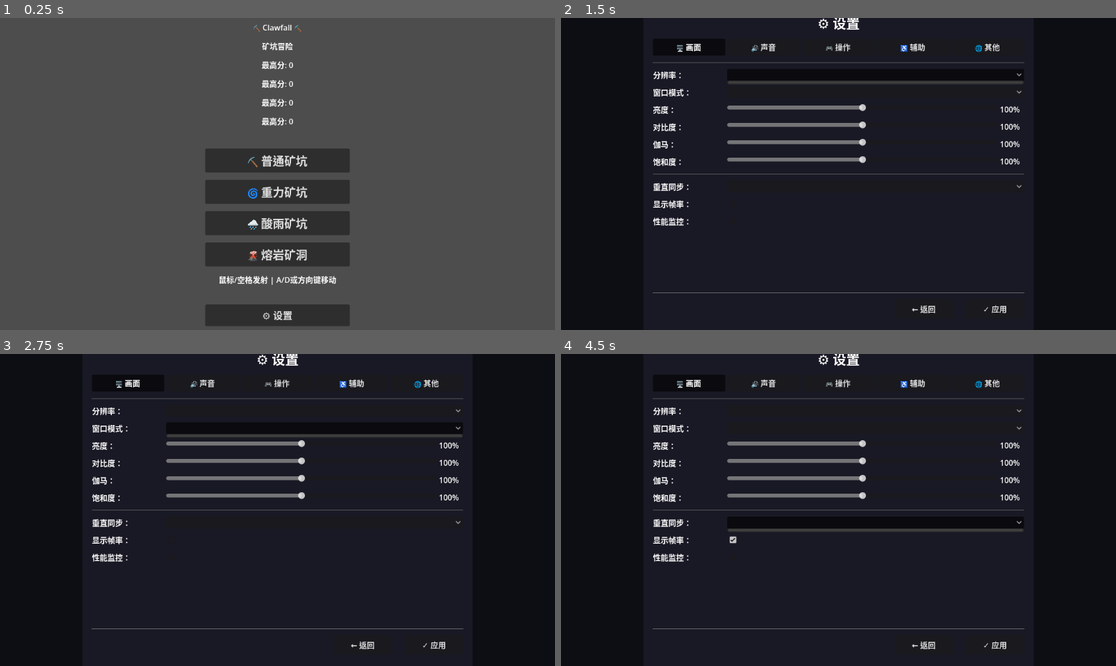
Above: before the commit, frames 1-4 (two rows, left to right).
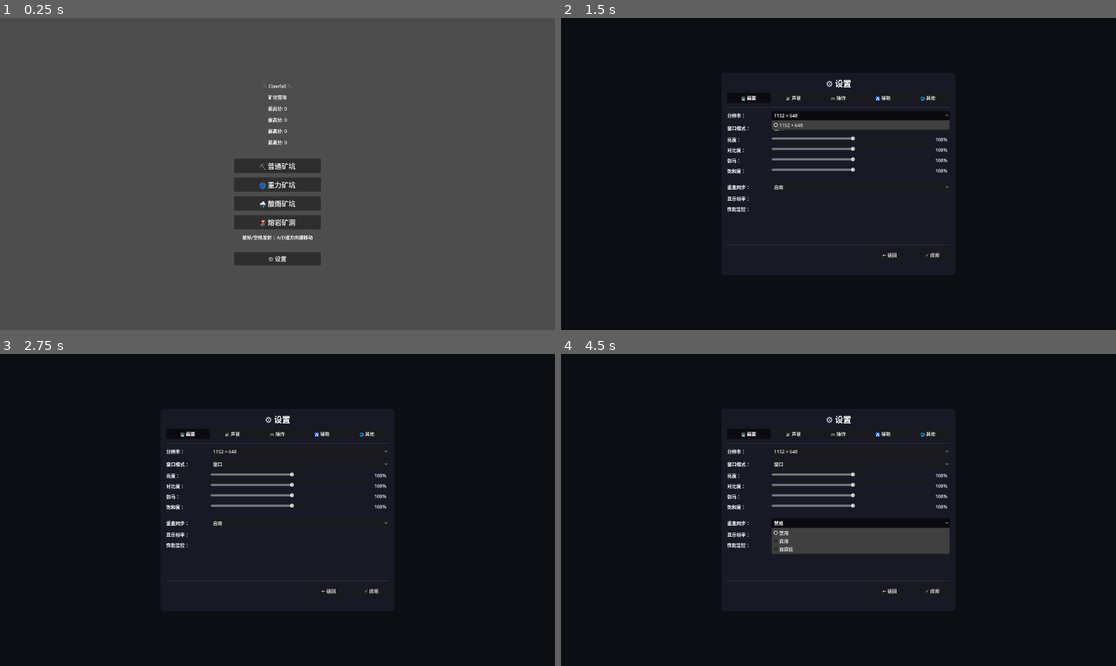
Above: after the commit, the same moments.

Repository: lanqi777/clawfall
Game: Godot game, scene res://scenes/ui/main_menu.tscn
Same seed, same stepped clock (60 frames per second), same inputs: the game is played once before the commit and once after it.
Inputs (mouse positions are in pixels of both pictures, inside the frame that each line leads up to; where the layout moved, square brackets give the same spot in the first picture):
- Up to frame 1 (0.25 s): no input
- Up to frame 2 (1.5 s): click "⚙️ 设置" at 0.5 s; click (860, 114) [877, 74] at 1.25 s
- Up to frame 3 (2.75 s): click (299, 463) [316, 428] at 2 s
- Up to frame 4 (4.5 s): click (860, 522) [877, 522] at 2.75 s; click (777, 534) [733, 541] at 3.5 s; click (860, 522) [877, 522] at 4.25 s

The runs differ from the first frame. In frame 1, 8.9% of the frame differs, in the area x 37-63%, y 2-99%; in frame 2, 5.7%; in frame 3, 5.0%; in frame 4, 7.1%.
Error before the commit: Parse Error: Identifier "SettingsManager" not declared in the current scope. (res://scenes/effects/post_process.gd:13)

Commit message:
Add files via upload

Diff:
--- a/global.gd
+++ b/global.gd
@@ -72,6 +72,10 @@
 		current_wave += 1
 		wave_interval = max(wave_interval - 1.0, 10.0)
 		print("【系统】第 %d 波来袭！" % current_wave)
+		# 通知生成器波次变化
+		var spawner = get_tree().current_scene.get_node_or_null("Spawner")
+		if spawner and spawner.has_method("on_wave_changed"):
+			spawner.on_wave_changed()
 
 	# 更新能力持续时间
 	var expired: Array = []
--- a/project.godot
+++ b/project.godot
@@ -17,6 +17,7 @@
 [autoload]
 
 Global="*uid://p1ew5w0o0jiv"
+SettingsManager="*uid://xuliffgjacpj"
 
 [layer_names]
 
--- a/scenes/ui/settings_screen.gd
+++ b/scenes/ui/settings_screen.gd
@@ -1,7 +1,6 @@
 extends Control
 
 # ===== 设置界面 =====
-
 enum Tab { GRAPHICS, AUDIO, CONTROLS, ACCESSIBILITY, OTHER }
 
 var current_tab: int = Tab.GRAPHICS
@@ -16,7 +15,7 @@
 @onready var accessibility_page: Control = content_container.get_node("AccessibilityPage")
 @onready var other_page: Control = content_container.get_node("OtherPage")
 
-# 正在等待按键绑定
+# 按键绑定状态
 var waiting_for_key: bool = false
 var waiting_action: String = ""
 var waiting_index: int = 0
@@ -26,18 +25,18 @@
 	_connect_signals()
 	_connect_sliders()
 	_load_current_settings()
-	_show_tab(Tab.GRAPHICS)
-
+
+# 初始化下拉选项
 func _init_options() -> void:
 	# 分辨率选项
-	var res_option = graphics_page.get_node_or_null("ResolutionOption")
+	var res_option: OptionButton = graphics_page.find_child("ResolutionOption", true, false)
 	if res_option:
 		res_option.clear()
 		for res in SettingsManager.get_resolution_options():
 			res_option.add_item("%d × %d" % [res.x, res.y])
 
 	# 窗口模式选项
-	var mode_option = graphics_page.get_node_or_null("WindowModeOption")
+	var mode_option: OptionButton = graphics_page.find_child("WindowModeOption", true, false)
 	if mode_option:
 		mode_option.clear()
 		mode_option.add_item("窗口")
@@ -45,7 +44,7 @@
 		mode_option.add_item("无边框全屏")
 
 	# VSync 选项
-	var vsync_option = graphics_page.get_node_or_null("VSyncOption")
+	var vsync_option: OptionButton = graphics_page.find_child("VSyncOption", true, false)
 	if vsync_option:
 		vsync_option.clear()
 		vsync_option.add_item("禁用")
@@ -53,7 +52,7 @@
 		vsync_option.add_item("自适应")
 
 	# 色盲模式选项
-	var colorblind_option = accessibility_page.get_node_or_null("ColorblindOption")
+	var colorblind_option: OptionButton = accessibility_page.find_child("ColorblindOption", true, false)
 	if colorblind_option:
 		colorblind_option.clear()
 		colorblind_option.add_item("无")
@@ -62,7 +61,7 @@
 		colorblind_option.add_item("全色盲")
 
 	# 文字大小选项
-	var textsize_option = accessibility_page.get_node_or_null("TextSizeOption")
+	var textsize_option: OptionButton = accessibility_page.find_child("TextSizeOption", true, false)
 	if textsize_option:
 		textsize_option.clear()
 		textsize_option.add_item("小")
@@ -70,15 +69,16 @@
 		textsize_option.add_item("大")
 
 	# 语言选项
-	var lang_option = other_page.get_node_or_null("LanguageOption")
+	var lang_option: OptionButton = other_page.find_child("LanguageOption", true, false)
 	if lang_option:
 		lang_option.clear()
 		lang_option.add_item("中文")
 		lang_option.add_item("English")
 
+# 连接滑块信号
 func _connect_sliders() -> void:
-	# 连接滑块值变化信号，更新百分比显示
-	var sliders = [
+	# 滑块配置列表
+	var sliders: Array = [
 		["BrightnessSlider", graphics_page],
 		["ContrastSlider", graphics_page],
 		["GammaSlider", graphics_page],
@@ -90,254 +90,260 @@
 	]
 
 	for slider_info in sliders:
-		var slider_name = slider_info[0]
-		var parent = slider_info[1]
-		var slider = parent.get_node_or_null(slider_name)
+		var slider_name: String = slider_info[0]
+		var parent: Control = slider_info[1]
+		var slider: HSlider = parent.find_child(slider_name, true, false)
 		if slider:
 			slider.value_changed.connect(_on_slider_changed.bind(slider))
 
+# 连接所有UI信号
 func _connect_signals() -> void:
 	# 标签页按钮
 	for i in range(tab_buttons.get_child_count()):
-		var btn = tab_buttons.get_child(i)
+		var btn: Button = tab_buttons.get_child(i)
 		btn.pressed.connect(_on_tab_pressed.bind(i))
 
 	# 返回按钮
-	var back_btn = $Panel/MarginContainer/VBoxContainer/HBoxContainer/BackButton
+	var back_btn: Button = $Panel/MarginContainer/VBoxContainer/HBoxContainer/BackButton
 	if back_btn:
 		back_btn.pressed.connect(_on_back_pressed)
 
 	# 应用按钮
-	var apply_btn = $Panel/MarginContainer/VBoxContainer/HBoxContainer/ApplyButton
+	var apply_btn: Button = $Panel/MarginContainer/VBoxContainer/HBoxContainer/ApplyButton
 	if apply_btn:
 		apply_btn.pressed.connect(_on_apply_pressed)
 
 	# 按键绑定按钮
 	_connect_key_buttons()
 
+# 切换标签页
 func _on_tab_pressed(index: int) -> void:
 	current_tab = index
 	_show_tab(index)
 
+# 显示对应标签页
 func _show_tab(tab: int) -> void:
-	graphics_page.visible = (tab == Tab.GRAPHICS)
-	audio_page.visible = (tab == Tab.AUDIO)
-	controls_page.visible = (tab == Tab.CONTROLS)
-	accessibility_page.visible = (tab == Tab.ACCESSIBILITY)
-	other_page.visible = (tab == Tab.OTHER)
-
-	# 更新标签按钮样式
+	# 隐藏所有页面
+	graphics_page.visible = false
+	audio_page.visible = false
+	controls_page.visible = false
+	accessibility_page.visible = false
+	other_page.visible = false
+
+	# 显示选中页面
+	match tab:
+		Tab.GRAPHICS: graphics_page.visible = true
+		Tab.AUDIO: audio_page.visible = true
+		Tab.CONTROLS: controls_page.visible = true
+		Tab.ACCESSIBILITY: accessibility_page.visible = true
+		Tab.OTHER: other_page.visible = true
+
+	# 更新按钮选中状态
 	for i in range(tab_buttons.get_child_count()):
-		var btn = tab_buttons.get_child(i)
+		var btn: Button = tab_buttons.get_child(i)
 		btn.button_pressed = (i == tab)
 
+# 加载当前设置到UI
 func _load_current_settings() -> void:
-	var sm = SettingsManager
-
-	# ===== 画面设置 =====
-	var res_option = graphics_page.get_node_or_null("ResolutionOption")
-	if res_option:
-		res_option.selected = sm.get_resolution_index()
-
-	var mode_option = graphics_page.get_node_or_null("WindowModeOption")
-	if mode_option:
-		mode_option.selected = sm.window_mode
-
-	var brightness_slider = graphics_page.get_node_or_null("BrightnessSlider")
-	if brightness_slider:
-		brightness_slider.value = sm.brightness
-
-	var contrast_slider = graphics_page.get_node_or_null("ContrastSlider")
-	if contrast_slider:
-		contrast_slider.value = sm.contrast
-
-	var gamma_slider = graphics_page.get_node_or_null("GammaSlider")
-	if gamma_slider:
-		gamma_slider.value = sm.gamma
-
-	var saturation_slider = graphics_page.get_node_or_null("SaturationSlider")
-	if saturation_slider:
-		saturation_slider.value = sm.saturation
-
-	var fps_check = graphics_page.get_node_or_null("FPSCheck")
-	if fps_check:
-		fps_check.button_pressed = sm.show_fps
-
-	var perf_check = graphics_page.get_node_or_null("PerfCheck")
-	if perf_check:
-		perf_check.button_pressed = sm.show_perf_monitor
-
-	var vsync_option = graphics_page.get_node_or_null("VSyncOption")
-	if vsync_option:
-		vsync_option.selected = sm.vsync_mode
-
-	# ===== 声音设置 =====
-	var master_slider = audio_page.get_node_or_null("MasterSlider")
-	if master_slider:
-		master_slider.value = sm.master_volume
-
-	var bgm_slider = audio_page.get_node_or_null("BGMSlider")
-	if bgm_slider:
-		bgm_slider.value = sm.bgm_volume
-
-	var sfx_slider = audio_page.get_node_or_null("SFXSlider")
-	if sfx_slider:
-		sfx_slider.value = sm.sfx_volume
-
-	# ===== 操作设置 =====
+	var sm := SettingsManager
+
+	# ==================== 画面设置 ====================
+	var res_option: OptionButton = graphics_page.find_child("ResolutionOption", true, false)
+	if res_option: res_option.selected = sm.get_resolution_index()
+
+	var mode_option: OptionButton = graphics_page.find_child("WindowModeOption", true, false)
+	if mode_option: mode_option.selected = sm.window_mode
+
+	var brightness_slider: HSlider = graphics_page.find_child("BrightnessSlider", true, false)
+	if brightness_slider: brightness_slider.value = sm.brightness
+
+	var contrast_slider: HSlider = graphics_page.find_child("ContrastSlider", true, false)
+	if contrast_slider: contrast_slider.value = sm.contrast
+
+	var gamma_slider: HSlider = graphics_page.find_child("GammaSlider", true, false)
+	if gamma_slider: gamma_slider.value = sm.gamma
+
+	var saturation_slider: HSlider = graphics_page.find_child("SaturationSlider", true, false)
+	if saturation_slider: saturation_slider.value = sm.saturation
+
+	# 修复：CheckButton → CheckBox
+	var fps_check: CheckBox = graphics_page.find_child("FPSCheck", true, false)
+	if fps_check: fps_check.button_pressed = sm.show_fps
+
+	# 修复：CheckButton → CheckBox
+	var perf_check: CheckBox = graphics_page.find_child("PerfCheck", true, false)
+	if perf_check: perf_check.button_pressed = sm.show_perf_monitor
+
+	var vsync_option: OptionButton = graphics_page.find_child("VSyncOption", true, false)
+	if vsync_option: vsync_option.selected = sm.vsync_mode
+
+	# ==================== 声音设置 ====================
+	var master_slider: HSlider = audio_page.find_child("MasterSlider", true, false)
+	if master_slider: master_slider.value = sm.master_volume
+
+	var bgm_slider: HSlider = audio_page.find_child("BGMSlider", true, false)
+	if bgm_slider: bgm_slider.value = sm.bgm_volume
+
+	var sfx_slider: HSlider = audio_page.find_child("SFXSlider", true, false)
+	if sfx_slider: sfx_slider.value = sm.sfx_volume
+
+	# ==================== 操作设置 ====================
 	_update_key_bindings()
 
-	# ===== 辅助设置 =====
-	var colorblind_option = accessibility_page.get_node_or_null("ColorblindOption")
-	if colorblind_option:
-		colorblind_option.selected = sm.colorblind_mode
-
-	var textsize_option = accessibility_page.get_node_or_null("TextSizeOption")
-	if textsize_option:
-		textsize_option.selected = sm.text_size
-
-	var uiscale_slider = accessibility_page.get_node_or_null("UIScaleSlider")
-	if uiscale_slider:
-		uiscale_slider.value = sm.ui_scale
-
-	# ===== 其他设置 =====
-	var lang_option = other_page.get_node_or_null("LanguageOption")
-	if lang_option:
-		lang_option.selected = sm.language
-
+	# ==================== 辅助设置 ====================
+	var colorblind_option: OptionButton = accessibility_page.find_child("ColorblindOption", true, false)
+	if colorblind_option: colorblind_option.selected = sm.colorblind_mode
+
+	var textsize_option: OptionButton = accessibility_page.find_child("TextSizeOption", true, false)
+	if textsize_option: textsize_option.selected = sm.text_size
+
+	var uiscale_slider: HSlider = accessibility_page.find_child("UIScaleSlider", true, false)
+	if uiscale_slider: uiscale_slider.value = sm.ui_scale
+
+	# ==================== 其他设置 ====================
+	var lang_option: OptionButton = other_page.find_child("LanguageOption", true, false)
+	if lang_option: lang_option.selected = sm.language
+
+# Godot 4 兼容版驼峰命名转换（move_left → MoveLeft）
+func _to_pascal_case(s: String) -> String:
+	var parts: PackedStringArray = s.split("_")
+	var result: String = ""
+	for part in parts:
+		result += part.capitalize()
+	return result
+
+# 更新按键绑定显示文本
 func _update_key_bindings() -> void:
-	var sm = SettingsManager
-
-	for action in ["move_left", "move_right", "grab", "pause"]:
-		var btn1 = controls_page.get_node_or_null("%sKey1" % action.capitalize())
-		var btn2 = controls_page.get_node_or_null("%sKey2" % action.capitalize())
-
-		if btn1:
-			var key = sm.key_bindings.get(action, [0, 0])[0]
-			btn1.text = sm.get_key_name(key)
-		if btn2:
-			var key = sm.key_bindings.get(action, [0, 0])[1]
-			btn2.text = sm.get_key_name(key)
-
+	var sm := SettingsManager
+	var actions: Array = ["move_left", "move_right", "grab", "pause"]
+
+	for action in actions:
+		var pascal_name: String = _to_pascal_case(action)
+		# 获取两个按键按钮
+		var btn1: Button = controls_page.find_child("%sKey1" % pascal_name, true, false)
+		var btn2: Button = controls_page.find_child("%sKey2" % pascal_name, true, false)
+
+		var keys: Array = sm.key_bindings.get(action, [0, 0])
+		# 空按键显示"未设置"
+		if btn1: btn1.text = _get_safe_key_name(keys[0])
+		if btn2: btn2.text = _get_safe_key_name(keys[1])
+
+# 安全获取按键名称（处理无效按键）
+func _get_safe_key_name(key: int) -> String:
+	if key == 0:
+		return "未设置"
+	return SettingsManager.get_key_name(key)
+
+# 返回主菜单
 func _on_back_pressed() -> void:
 	get_tree().change_scene_to_file("res://scenes/ui/main_menu.tscn")
 
+# 应用所有设置
 func _on_apply_pressed() -> void:
-	var sm = SettingsManager
-
-	# ===== 画面设置 =====
-	var res_option = graphics_page.get_node_or_null("ResolutionOption")
-	if res_option:
-		sm.set_resolution(sm.get_resolution_options()[res_option.selected])
-
-	var mode_option = graphics_page.get_node_or_null("WindowModeOption")
-	if mode_option:
-		sm.set_window_mode(mode_option.selected)
-
-	var brightness_slider = graphics_page.get_node_or_null("BrightnessSlider")
-	if brightness_slider:
-		sm.set_brightness(brightness_slider.value)
-
-	var contrast_slider = graphics_page.get_node_or_null("ContrastSlider")
-	if contrast_slider:
-		sm.set_contrast(contrast_slider.value)
-
-	var gamma_slider = graphics_page.get_node_or_null("GammaSlider")
-	if gamma_slider:
-		sm.set_gamma(gamma_slider.value)
-
-	var saturation_slider = graphics_page.get_node_or_null("SaturationSlider")
-	if saturation_slider:
-		sm.set_saturation(saturation_slider.value)
-
-	var fps_check = graphics_page.get_node_or_null("FPSCheck")
-	if fps_check:
-		sm.set_show_fps(fps_check.button_pressed)
-
-	var perf_check = graphics_page.get_node_or_null("PerfCheck")
-	if perf_check:
-		sm.set_show_perf_monitor(perf_check.button_pressed)
-
-	var vsync_option = graphics_page.get_node_or_null("VSyncOption")
-	if vsync_option:
-		sm.set_vsync_mode(vsync_option.selected)
-
-	# ===== 声音设置 =====
-	var master_slider = audio_page.get_node_or_null("MasterSlider")
-	if master_slider:
-		sm.set_master_volume(master_slider.value)
-
-	var bgm_slider = audio_page.get_node_or_null("BGMSlider")
-	if bgm_slider:
-		sm.set_bgm_volume(bgm_slider.value)
-
-	var sfx_slider = audio_page.get_node_or_null("SFXSlider")
-	if sfx_slider:
-		sm.set_sfx_volume(sfx_slider.value)
-
-	# ===== 辅助设置 =====
-	var colorblind_option = accessibility_page.get_node_or_null("ColorblindOption")
-	if colorblind_option:
-		sm.set_colorblind_mode(colorblind_option.selected)
-
-	var textsize_option = accessibility_page.get_node_or_null("TextSizeOption")
-	if textsize_option:
-		sm.set_text_size(textsize_option.selected)
-
-	var uiscale_slider = accessibility_page.get_node_or_null("UIScaleSlider")
-	if uiscale_slider:
-		sm.set_ui_scale(uiscale_slider.value)
-
-	# ===== 其他设置 =====
-	var lang_option = other_page.get_node_or_null("LanguageOption")
-	if lang_option:
-		sm.set_language(lang_option.selected)
-
-# ===== 按键绑定 =====
+	var sm := SettingsManager
+
+	# ==================== 画面设置 ====================
+	var res_option: OptionButton = graphics_page.find_child("ResolutionOption", true, false)
+	if res_option: sm.set_resolution(sm.get_resolution_options()[res_option.selected])
+
+	var mode_option: OptionButton = graphics_page.find_child("WindowModeOption", true, false)
+	if mode_option: sm.set_window_mode(mode_option.selected)
+
+	var brightness_slider: HSlider = graphics_page.find_child("BrightnessSlider", true, false)
+	if brightness_slider: sm.set_brightness(brightness_slider.value)
+
+	var contrast_slider: HSlider = graphics_page.find_child("ContrastSlider", true, false)
+	if contrast_slider: sm.set_contrast(contrast_slider.value)
+
+	var gamma_slider: HSlider = graphics_page.find_child("GammaSlider", true, false)
+	if gamma_slider: sm.set_gamma(gamma_slider.value)
+
+	var saturation_slider: HSlider = graphics_page.find_child("SaturationSlider", true, false)
+	if saturation_slider: sm.set_saturation(saturation_slider.value)
+
+	# 修复：CheckButton → CheckBox
+	var fps_check: CheckBox = graphics_page.find_child("FPSCheck", true, false)
+	if fps_check: sm.set_show_fps(fps_check.button_pressed)
+
+	# 修复：CheckButton → CheckBox
+	var perf_check: CheckBox = graphics_page.find_child("PerfCheck", true, false)
+	if perf_check: sm.set_show_perf_monitor(perf_check.button_pressed)
+
+	var vsync_option: OptionButton = graphics_page.find_child("VSyncOption", true, false)
+	if vsync_option: sm.set_vsync_mode(vsync_option.selected)
+
+	# ==================== 声音设置 ====================
+	var master_slider: HSlider = audio_page.find_child("MasterSlider", true, false)
+	if master_slider: sm.set_master_volume(master_slider.value)
+
+	var bgm_slider: HSlider = audio_page.find_child("BGMSlider", true, false)
+	if bgm_slider: sm.set_bgm_volume(bgm_slider.value)
+
+	var sfx_slider: HSlider = audio_page.find_child("SFXSlider", true, false)
+	if sfx_slider: sm.set_sfx_volume(sfx_slider.value)
+
+	# ==================== 辅助设置 ====================
+	var colorblind_option: OptionButton = accessibility_page.find_child("ColorblindOption", true, false)
+	if colorblind_option: sm.set_colorblind_mode(colorblind_option.selected)
+
+	var textsize_option: OptionButton = accessibility_page.find_child("TextSizeOption", true, false)
+	if textsize_option: sm.set_text_size(textsize_option.selected)
+
+	var uiscale_slider: HSlider = accessibility_page.find_child("UIScaleSlider", true, false)
+	if uiscale_slider: sm.set_ui_scale(uiscale_slider.value)
+
+	# ==================== 其他设置 ====================
+	var lang_option: OptionButton = other_page.find_child("LanguageOption", true, false)
+	if lang_option: sm.set_language(lang_option.selected)
+
+# 请求绑定按键
 func _on_key_bind_requested(action: String, index: int) -> void:
 	waiting_for_key = true
 	waiting_action = action
 	waiting_index = index
 
 	# 显示提示
-	var label = controls_page.get_node_or_null("WaitingLabel")
+	var label: Label = controls_page.find_child("WaitingLabel", true, false)
 	if label:
-		label.text = "请按下新的按键..."
+		label.text = "请按下新的按键（ESC取消）"
 		label.visible = true
 
+# 输入监听（绑定按键）
 func _input(event: InputEvent) -> void:
 	if not waiting_for_key:
 		return
 
+	# 仅监听按键按下事件
 	if event is InputEventKey and event.pressed:
-		var key = event.keycode
+		var key: int = event.keycode
+		# ESC取消绑定
 		if key == KEY_ESCAPE:
-			# 取消
-			waiting_for_key = false
-			var label = controls_page.get_node_or_null("WaitingLabel")
-			if label:
-				label.visible = false
+			_reset_key_binding_ui()
 			return
 
 		# 设置新按键
 		SettingsManager.set_key_binding(waiting_action, waiting_index, key)
-		waiting_for_key = false
-
-		# 更新显示
+		_reset_key_binding_ui()
 		_update_key_bindings()
-		var label = controls_page.get_node_or_null("WaitingLabel")
-		if label:
-			label.visible = false
-
+
+		# 拦截输入，防止触发其他操作
 		get_viewport().set_input_as_handled()
 
+# 重置按键绑定UI状态
+func _reset_key_binding_ui() -> void:
+	waiting_for_key = false
+	var label: Label = controls_page.find_child("WaitingLabel", true, false)
+	if label:
+		label.visible = false
+
+# 连接按键绑定按钮信号
 func _connect_key_buttons() -> void:
-	# 连接按键绑定按钮
-	var key_buttons = [
-		["move_left", 0, "Move_leftKey1"],
-		["move_left", 1, "Move_leftKey2"],
-		["move_right", 0, "Move_rightKey1"],
-		["move_right", 1, "Move_rightKey2"],
+	# 正确的驼峰节点名称
+	var key_buttons: Array = [
+		["move_left", 0, "MoveLeftKey1"],
+		["move_left", 1, "MoveLeftKey2"],
+		["move_right", 0, "MoveRightKey1"],
+		["move_right", 1, "MoveRightKey2"],
 		["grab", 0, "GrabKey1"],
 		["grab", 1, "GrabKey2"],
 		["pause", 0, "PauseKey1"],
@@ -345,16 +351,16 @@
 	]
 
 	for btn_info in key_buttons:
-		var action = btn_info[0]
-		var index = btn_info[1]
-		var btn_name = btn_info[2]
-		var btn = controls_page.get_node_or_null(btn_name)
+		var action: String = btn_info[0]
+		var index: int = btn_info[1]
+		var btn_name: String = btn_info[2]
+		var btn: Button = controls_page.find_child(btn_name, true, false)
 		if btn:
 			btn.pressed.connect(_on_key_bind_requested.bind(action, index))
 
+# 滑块值变化
 func _on_slider_changed(value: float, slider: HSlider) -> void:
-	# 更新百分比显示
-	var parent = slider.get_parent()
-	if parent and parent.has_node("Value"):
-		var label = parent.get_node("Value")
+	var parent: Node = slider.get_parent()
+	if parent and parent.find_child("Value", true, false):
+		var label: Label = parent.find_child("Value", true, false)
 		label.text = "%d%%" % int(value * 100)
